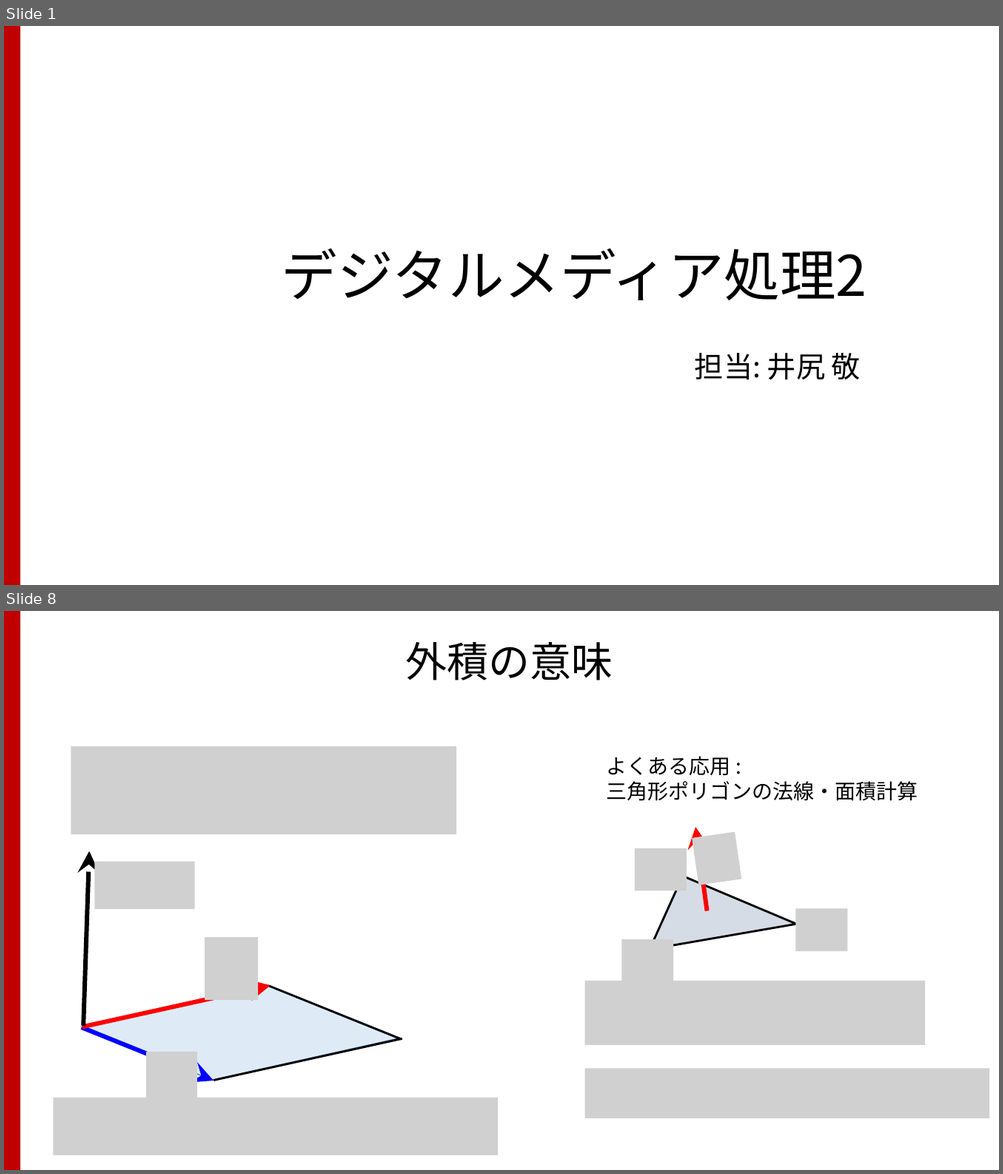
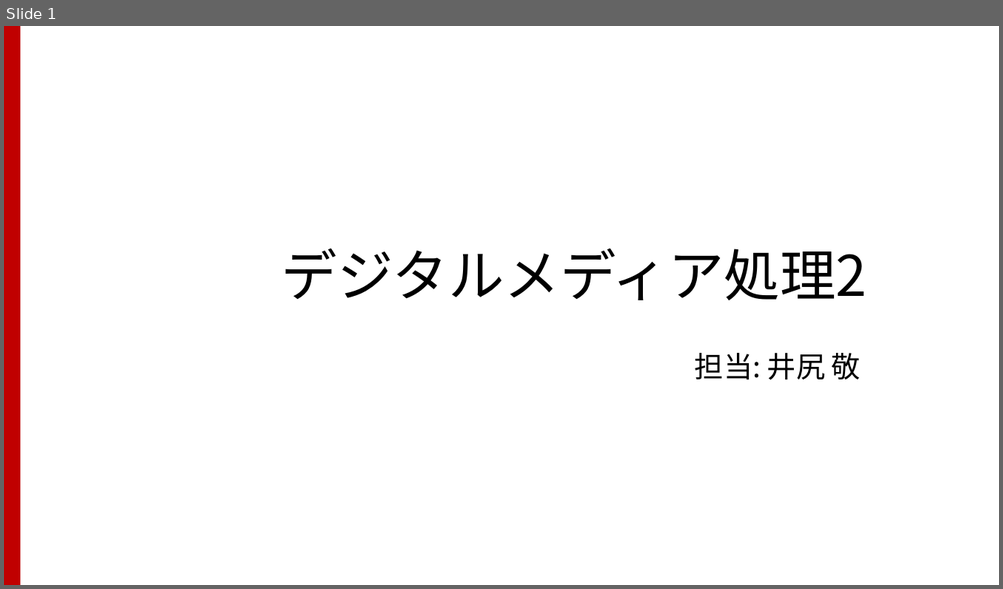
Before and after one commit to TakashiIjiri/TakashiIjiri.github.io, a slide deck: classes/dm2017/DigitalMedia2_4a.pptx. Shown one above the other, each under a label of ours: slides 1 and 8 before the commit, slide 1 after it; the slides between them are not shown. The pictures are 1003x1174 and 1003x589 pixels, drawn with LibreOffice and Linux fonts; fonts in the diff are those of the drawing; grey boxes stand for pictures. Boxes give left, top, right and bottom in pixels: in the first picture for what was removed or moved away, otherwise in the second. Text is boxed around its words. In the diff, an @@ line names an element or a change of style, - is before the commit and + after.

```diff
--- a/classes/dm2017/DigitalMedia2_4a.pptx
+++ b/classes/dm2017/DigitalMedia2_4a.pptx
@@ slide 8 removed at [4,611,999,1170], background #FFFFFF; not listed: 1 template element that a slide beside it also shows @@
@@ title removed at [406,642,613,681] @@
-外積の意味
@@ picture removed at [71,746,457,834] @@
@@ text removed at [606,756,918,801] @@
-よくある応用 :
-三角形ポリゴンの法線・面積計算
@@ picture removed at [691,832,741,886] @@
@@ arrow removed from (707, 911) to (696, 827) @@
@@ arrow removed from (83, 1026) to (89, 851) @@
@@ picture removed at [634,849,686,891] @@
@@ picture removed at [94,862,194,909] @@
@@ freeform shape removed at [649,877,797,950] @@
@@ picture removed at [796,908,847,951] @@
@@ picture removed at [205,938,259,1000] @@
@@ picture removed at [622,940,673,982] @@
@@ freeform shape removed at [82,985,400,1080] @@
@@ arrow removed from (82, 1028) to (270, 985) @@
@@ line removed from (269, 986) to (401, 1039) @@
@@ picture removed at [584,981,925,1045] @@
@@ arrow removed from (82, 1028) to (213, 1081) @@
@@ picture removed at [147,1052,197,1115] @@
@@ line removed from (213, 1081) to (402, 1039) @@
@@ picture removed at [584,1069,989,1119] @@
@@ picture removed at [54,1098,498,1156] @@
```
Also in this commit, not shown: 15 slides added, 36 other slides removed, 12 other files.
